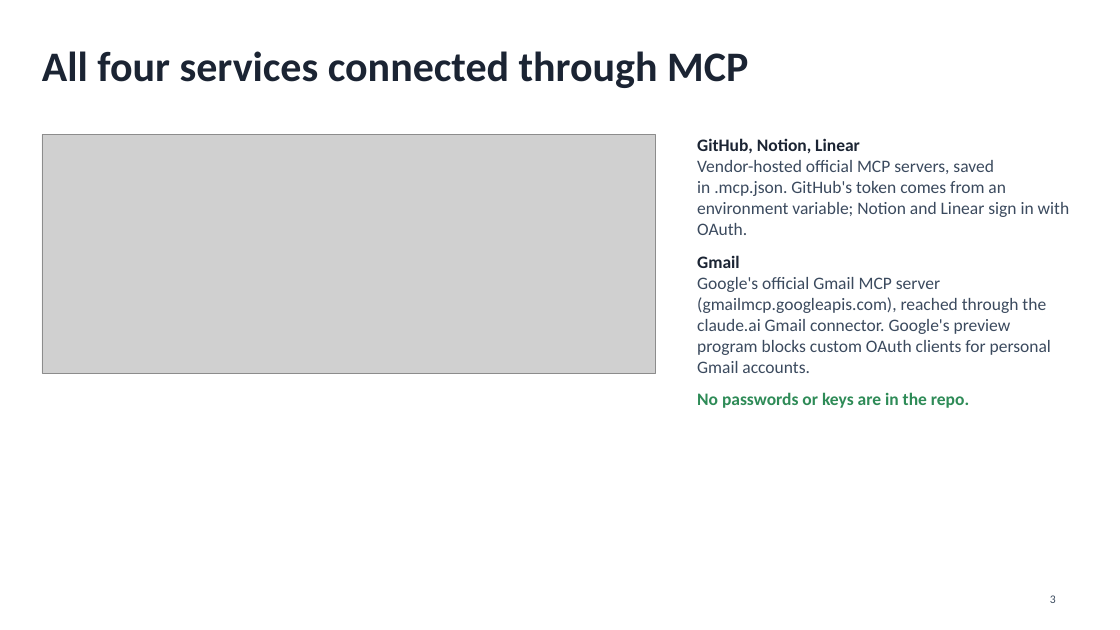
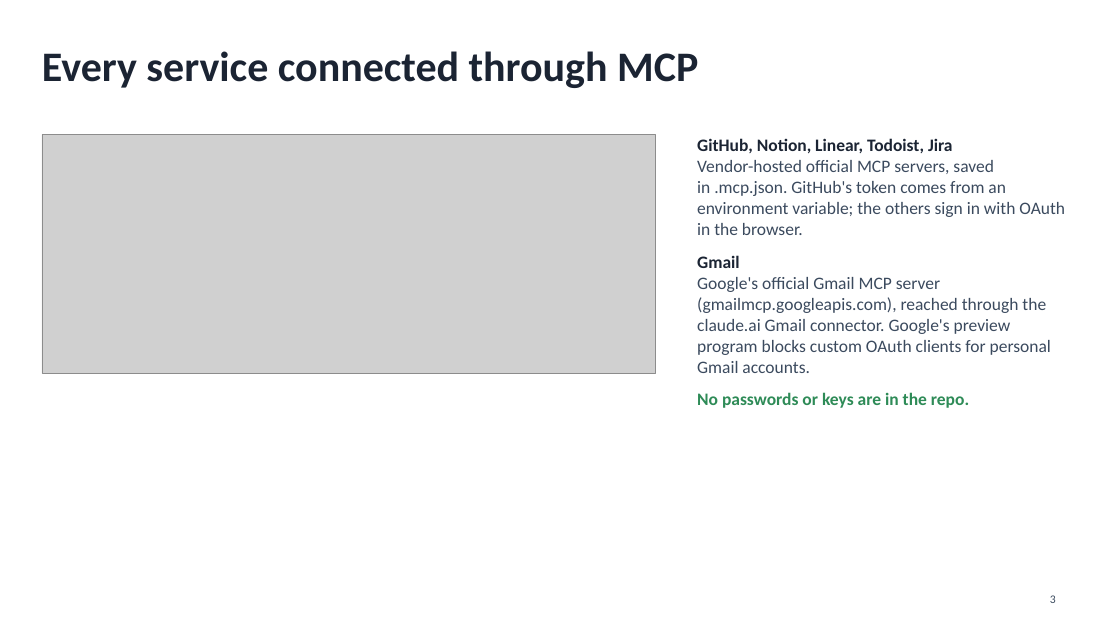
Before and after one commit to abrahamaiproject-bit/Ai-Homework3-Abraham, a slide deck: slide 3 of Homework3_Presentation.pptx. Drawn at 1120x630 pixels with LibreOffice and Linux fonts; fonts in the diff are those of the drawing; grey boxes stand for pictures. Boxes give left, top, right and bottom in pixels: in the first picture for what was removed or moved away, otherwise in the second. Text is boxed around its words. In the diff, an @@ line names an element or a change of style, - is before the commit and + after.

Commit message:
Update presentation with Todoist and Jira

```diff
--- a/Homework3_Presentation.pptx
+++ b/Homework3_Presentation.pptx
@@ title at [42,51,698,88]: text changed @@
-All four services connected through MCP
+Every service connected through MCP
@@ text at [697,138,1065,235]: text changed @@
-GitHub, Notion, Linear
-Vendor-hosted official MCP servers, saved in .mcp.json. GitHub's token comes from an environment variable; Notion and Linear sign in with OAuth.
+GitHub, Notion, Linear, Todoist, Jira
+Vendor-hosted official MCP servers, saved in .mcp.json. GitHub's token comes from an environment variable; the others sign in with OAuth in the browser.
```
Also in this commit, not shown: 4 other slides changed, 2 slides added.
